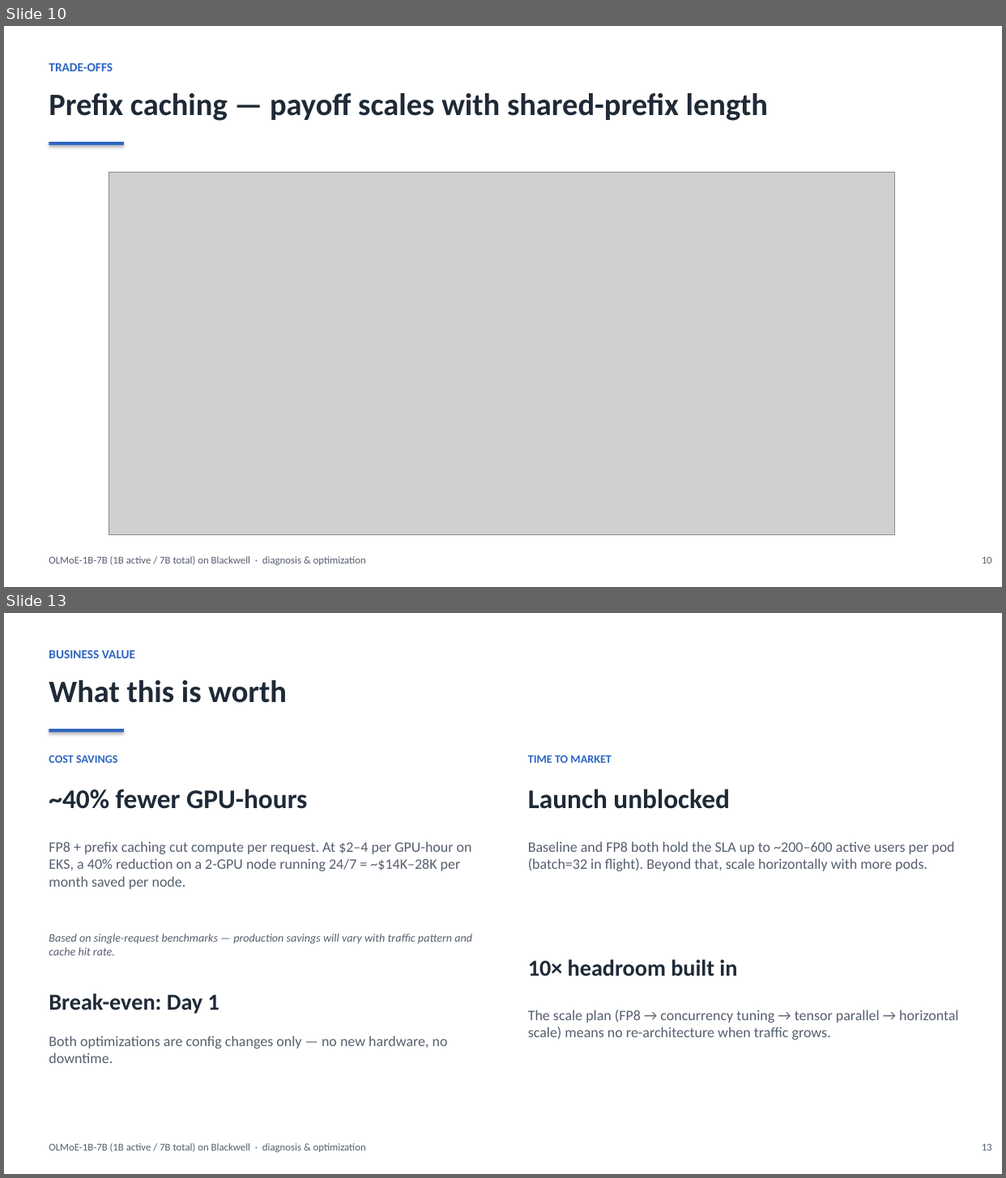
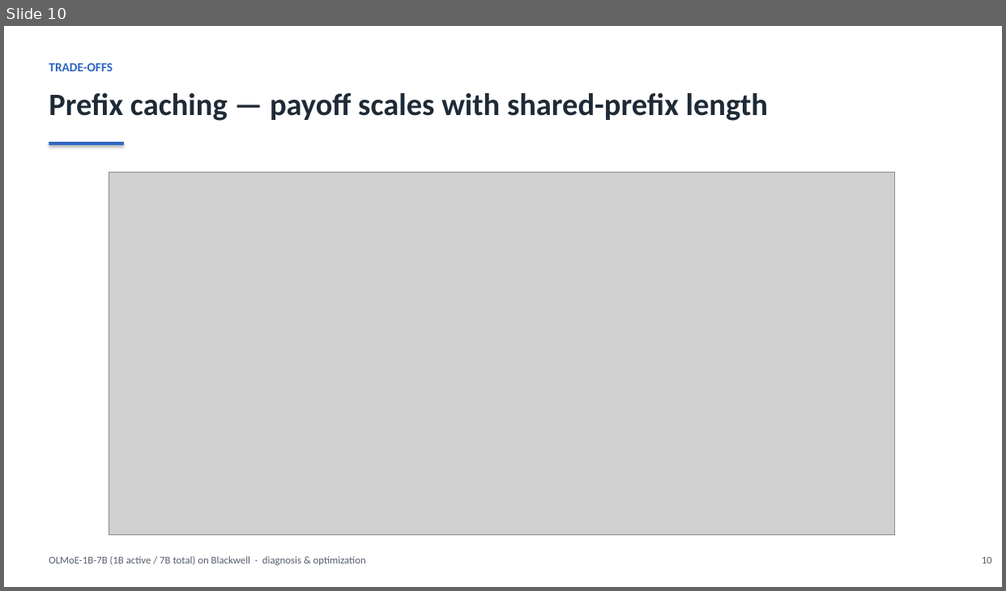
Before and after one commit to harishvs/moe-inference-optimize, a slide deck: talk/deck.pptx. Shown one above the other, each under a label of ours: slides 10 and 13 before the commit, slide 10 after it; the slides between them are not shown. The pictures are 1006x1178 and 1006x591 pixels, drawn with LibreOffice and Linux fonts; fonts in the diff are those of the drawing; grey boxes stand for pictures. Boxes give left, top, right and bottom in pixels: in the first picture for what was removed or moved away, otherwise in the second. Text is boxed around its words. In the diff, an @@ line names an element or a change of style, - is before the commit and + after.

```diff
--- a/talk/deck.pptx
+++ b/talk/deck.pptx
@@ slide 13 removed at (4,613,1002,1174), background #FFFFFF @@
@@ text removed at (49,650,135,658) @@
-BUSINESS VALUE
@@ text removed at (49,680,287,703) @@
-What this is worth
@@ rectangle removed at (49,729,124,732) @@
@@ text removed at (49,755,118,763) @@
-COST SAVINGS
@@ text removed at (528,755,612,763) @@
-TIME TO MARKET
@@ text removed at (49,789,307,809) @@
-~40% fewer GPU-hours
@@ text removed at (528,789,730,809) @@
-Launch unblocked
@@ text removed at (49,841,472,889) @@
-FP8 + prefix caching cut compute per request. At $2–4 per GPU-hour on EKS, a 40% reduction on a 2-GPU node running 24/7 = ~$14K–28K per month saved per node.
@@ text removed at (528,841,954,871) @@
-Baseline and FP8 both hold the SLA up to ~200–600 active users per pod (batch=32 in flight). Beyond that, scale horizontally with more pods.
@@ text removed at (49,934,472,956) @@
-Based on single-request benchmarks — production savings will vary with traffic pattern and cache hit rate.
@@ text removed at (528,960,737,977) @@
-10× headroom built in
@@ text removed at (49,994,219,1014) @@
-Break-even: Day 1
@@ text removed at (528,1010,958,1040) @@
-The scale plan (FP8 → concurrency tuning → tensor parallel → horizontal scale) means no re-architecture when traffic grows.
@@ text removed at (49,1036,448,1063) @@
-Both optimizations are config changes only — no new hardware, no downtime.
@@ text removed at (49,1144,366,1152) @@
-OLMoE-1B-7B (1B active / 7B total) on Blackwell · diagnosis & optimization
@@ text removed at (982,1144,992,1151) @@
-13
```
Also in this commit, not shown: 14 slides changed, 2 slides added, 7 other files.
